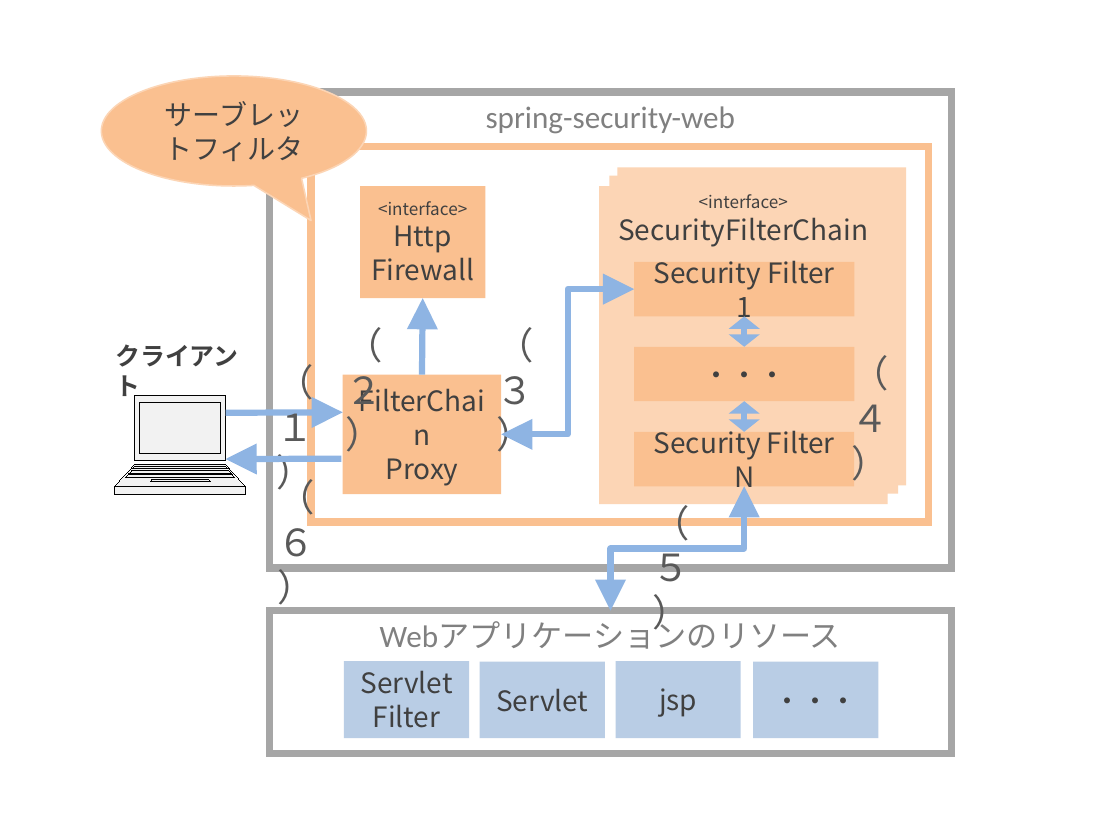
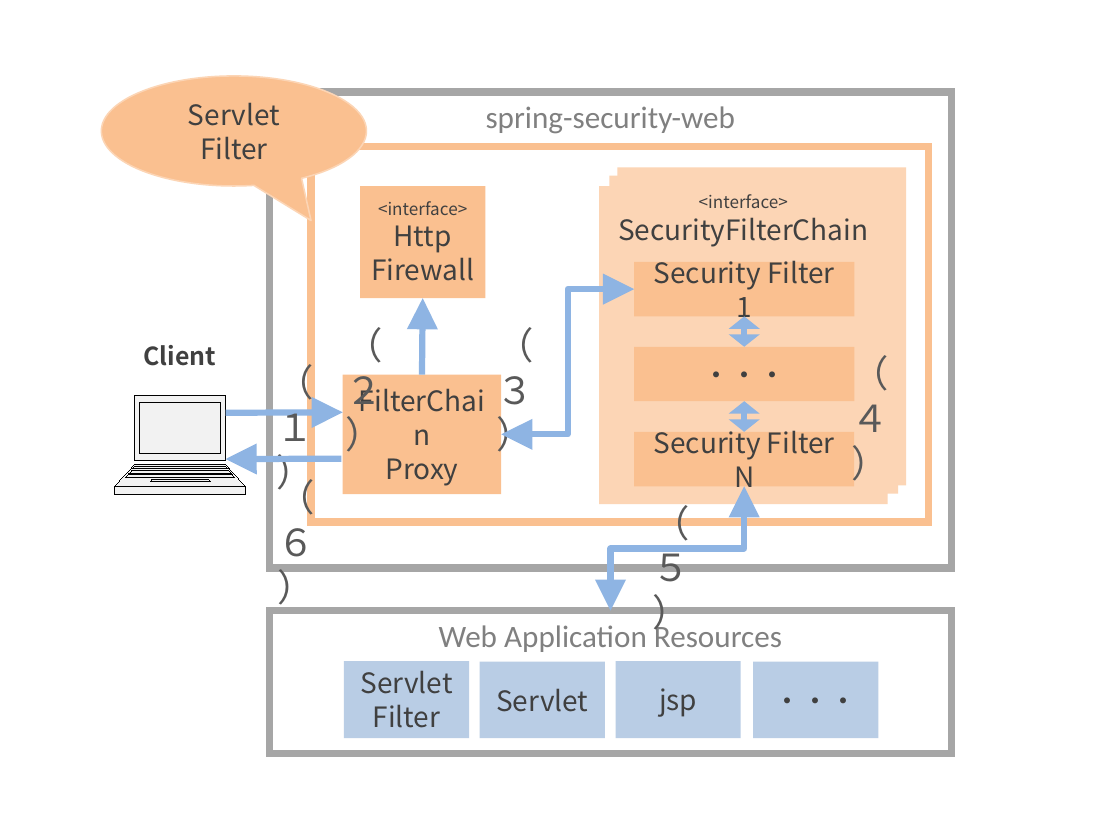
Before and after one commit to ynojima/guideline, a slide deck: slide 1 of source/Security/images_SpringSecurity/materialSpringSecurity.pptx. Drawn at 1120x840 pixels with LibreOffice and Linux fonts; fonts in the diff are those of the drawing. Boxes give left, top, right and bottom in pixels: in the first picture for what was removed or moved away, otherwise in the second. Text is boxed around its words. In the diff, an @@ line names an element or a change of style, - is before the commit and + after.

```diff
--- a/source/Security/images_SpringSecurity/materialSpringSecurity.pptx
+++ b/source/Security/images_SpringSecurity/materialSpringSecurity.pptx
@@ text in speech bubble at box(188, 102, 280, 160): text changed @@
-サーブレットフィルタ
+Servlet Filter
@@ text at box(144, 345, 216, 366): text changed @@
-クライアント
+Client
@@ text in rectangle at box(439, 621, 782, 652): text changed @@
-Webアプリケーションのリソース
+Web Application Resources
```
Also in this commit, not shown: 14 other files.
